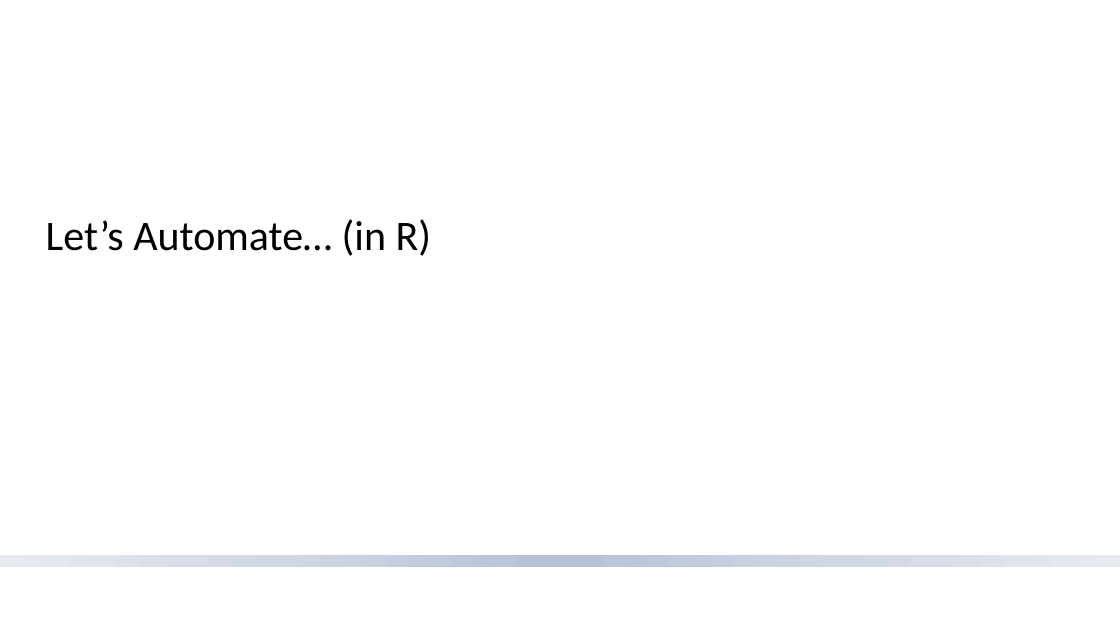
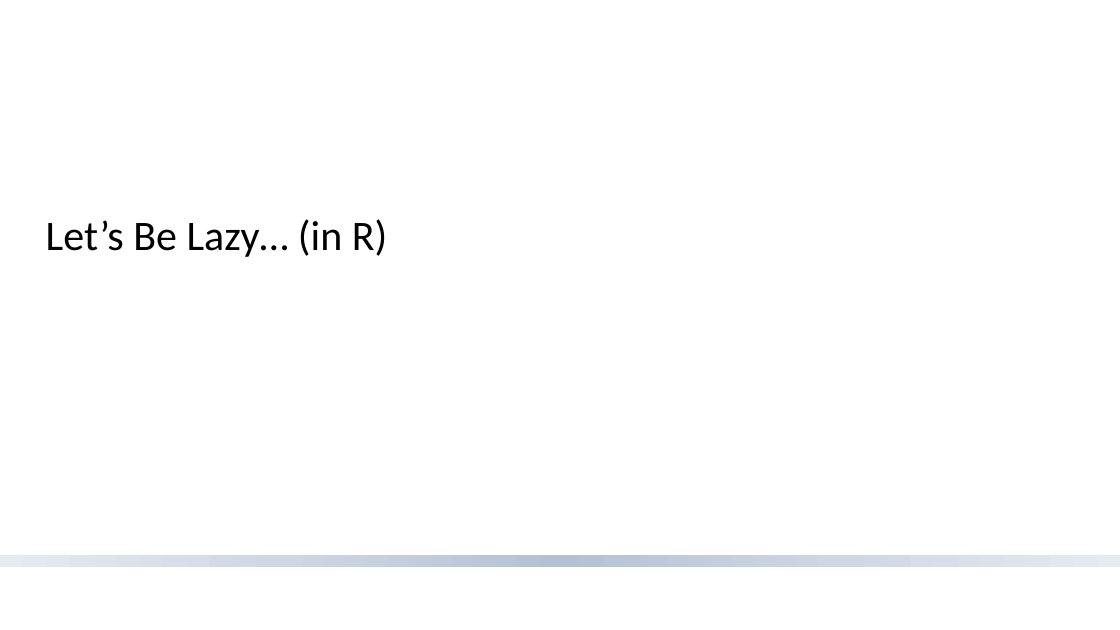
Before and after one commit to newtpm/iia-birmingham, a slide deck: slide 12 of Bravery - Brilliantly Lazy (Automation).pptx (slide 13 before the commit). Drawn at 1120x630 pixels with LibreOffice and Linux fonts; fonts in the diff are those of the drawing; background and template pictures are left out. Boxes give left, top, right and bottom in pixels: in the first picture for what was removed or moved away, otherwise in the second. Text is boxed around its words. In the diff, an @@ line names an element or a change of style, - is before the commit and + after.

```diff
--- a/Bravery - Brilliantly Lazy (Automation).pptx
+++ b/Bravery - Brilliantly Lazy (Automation).pptx
@@ title at box(46, 219, 387, 257): text changed @@
-Let’s Automate… (in R)
+Let’s Be Lazy… (in R)
```
Also in this commit, not shown: 4 other slides changed, 1 slide added, 4 slides removed, 4 other files.
